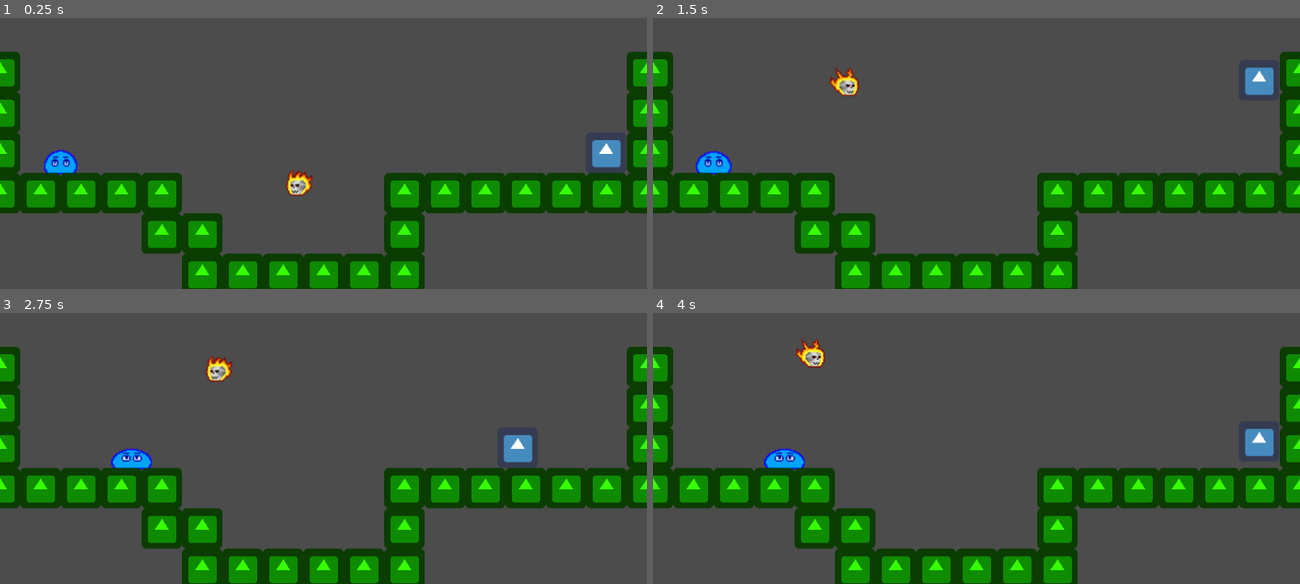
Above: before the commit, frames 1-4 (two rows, left to right).
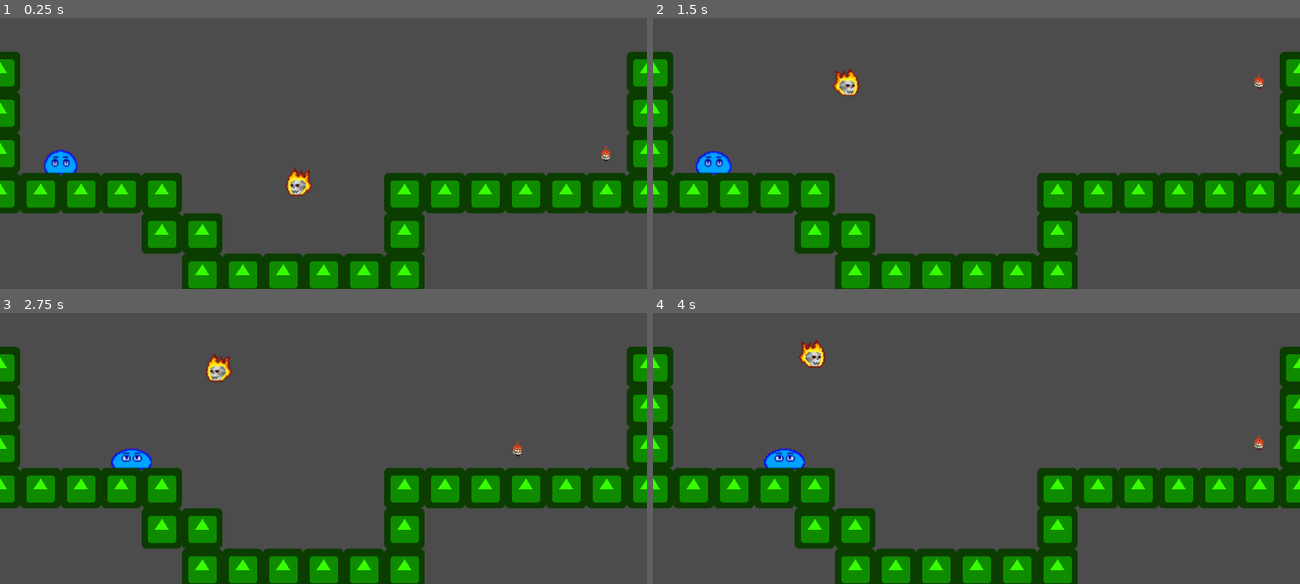
Above: after the commit, the same moments.

Repository: sethburch/Daynight
Game: Godot game, scene res://World.tscn
Same seed, same stepped clock (60 frames per second), same inputs: the game is played once before the commit and once after it. The engine's default icon, where the game draws it, is replaced by a stand-in: a white triangle on a blue panel in a dark square.
Inputs:
- Up to frame 1 (0.25 s): no input
- Up to frame 2 (1.5 s): hold Right (ui_right) from 0.53 s (still down); tap Up (ui_up) at 0.77 s
- Up to frame 3 (2.75 s): tap Up (ui_up) at 1.52 s; release Right (ui_right) at 2.03 s; hold Left (ui_left) from 2.03 s (still down)
- Up to frame 4 (4 s): release Left (ui_left) at 2.78 s; hold Right (ui_right) from 2.78 s (still down); tap Up (ui_up) at 3.02, 3.77 s

The runs differ from the first frame. In frame 1, 0.5% of the frame differs, in the area x 44-96%, y 45-64%; in frame 2, 0.6%, in the area x 27-96%, y 18-29%; in frame 3, 0.5%; in frame 4, 0.6%.

Commit message:
starting animations
wip

Diff:
--- a/World.tscn
+++ b/World.tscn
@@ -1,142 +1,242 @@
-[gd_scene load_steps=44 format=2]
-
-[ext_resource path="res://Player.gd" type="Script" id=1]
-[ext_resource path="res://icon.png" type="Texture" id=2]
-[ext_resource path="res://Slime.gd" type="Script" id=3]
-[ext_resource path="res://slime sprites/slime_prejump.png" type="Texture" id=4]
-[ext_resource path="res://slime sprites/slime.png" type="Texture" id=5]
-[ext_resource path="res://slime sprites/slime_idle2.png" type="Texture" id=6]
-[ext_resource path="res://slime sprites/slime_jump.png" type="Texture" id=7]
-[ext_resource path="res://BodySprite.gd" type="Script" id=8]
-[ext_resource path="res://slime sprites/slime_eyes_d.png" type="Texture" id=9]
-[ext_resource path="res://slime sprites/slime_eyes_prej.png" type="Texture" id=10]
-[ext_resource path="res://slime sprites/slime_eyes_f.png" type="Texture" id=11]
-[ext_resource path="res://slime sprites/slime_eyes_u.png" type="Texture" id=12]
-[ext_resource path="res://slime sprites/slime_eyes_r.png" type="Texture" id=13]
-[ext_resource path="res://EyesSprite.gd" type="Script" id=14]
-[ext_resource path="res://slime sprites/slime_brows_prej_normal.png" type="Texture" id=15]
-[ext_resource path="res://slime sprites/slime_brows_prej_angry.png" type="Texture" id=16]
-[ext_resource path="res://slime sprites/slime_brows_f_normal.png" type="Texture" id=17]
-[ext_resource path="res://slime sprites/slime_brows_f_angry.png" type="Texture" id=18]
-[ext_resource path="res://slime sprites/slime_brows_u_normal.png" type="Texture" id=19]
-[ext_resource path="res://slime sprites/slime_brows_u_angry.png" type="Texture" id=20]
-[ext_resource path="res://slime sprites/slime_brows_r_normal.png" type="Texture" id=21]
-[ext_resource path="res://slime sprites/slime_brows_r_angry.png" type="Texture" id=22]
-[ext_resource path="res://BrowsSprite.gd" type="Script" id=23]
-[ext_resource path="res://Fire Skull.gd" type="Script" id=24]
-[ext_resource path="res://fireSkull sprites/fsfire1.png" type="Texture" id=25]
-[ext_resource path="res://fireSkull sprites/fsfire2.png" type="Texture" id=26]
-[ext_resource path="res://fireSkull sprites/fsfire3.png" type="Texture" id=27]
-[ext_resource path="res://fireSkull sprites/fsfire4.png" type="Texture" id=28]
-[ext_resource path="res://FireSprite.gd" type="Script" id=29]
-[ext_resource path="res://fireSkull sprites/fsskullopen1.png" type="Texture" id=30]
-[ext_resource path="res://fireSkull sprites/fsskullopen2.png" type="Texture" id=31]
-[ext_resource path="res://fireSkull sprites/fsskullidle.png" type="Texture" id=32]
-[ext_resource path="res://SkullSprite.gd" type="Script" id=33]
+[gd_scene load_steps=51 format=2]
+
+[ext_resource path="res://scripts/Player.gd" type="Script" id=1]
+[ext_resource path="res://jump_fall.png" type="Texture" id=2]
+[ext_resource path="res://scripts/Slime.gd" type="Script" id=3]
+[ext_resource path="res://sprites/slime sprites/slime.png" type="Texture" id=4]
+[ext_resource path="res://sprites/slime sprites/slime_idle2.png" type="Texture" id=5]
+[ext_resource path="res://sprites/slime sprites/slime_prejump.png" type="Texture" id=6]
+[ext_resource path="res://sprites/slime sprites/slime_jump.png" type="Texture" id=7]
+[ext_resource path="res://scripts/BodySprite.gd" type="Script" id=8]
+[ext_resource path="res://sprites/slime sprites/slime_eyes_f.png" type="Texture" id=9]
+[ext_resource path="res://sprites/slime sprites/slime_eyes_prej.png" type="Texture" id=10]
+[ext_resource path="res://sprites/slime sprites/slime_eyes_d.png" type="Texture" id=11]
+[ext_resource path="res://sprites/slime sprites/slime_eyes_r.png" type="Texture" id=12]
+[ext_resource path="res://sprites/slime sprites/slime_eyes_u.png" type="Texture" id=13]
+[ext_resource path="res://scripts/EyesSprite.gd" type="Script" id=14]
+[ext_resource path="res://sprites/slime sprites/slime_brows_f_normal.png" type="Texture" id=15]
+[ext_resource path="res://sprites/slime sprites/slime_brows_f_angry.png" type="Texture" id=16]
+[ext_resource path="res://sprites/slime sprites/slime_brows_prej_normal.png" type="Texture" id=17]
+[ext_resource path="res://sprites/slime sprites/slime_brows_prej_angry.png" type="Texture" id=18]
+[ext_resource path="res://sprites/slime sprites/slime_brows_r_normal.png" type="Texture" id=19]
+[ext_resource path="res://sprites/slime sprites/slime_brows_r_angry.png" type="Texture" id=20]
+[ext_resource path="res://sprites/slime sprites/slime_brows_u_normal.png" type="Texture" id=21]
+[ext_resource path="res://sprites/slime sprites/slime_brows_u_angry.png" type="Texture" id=22]
+[ext_resource path="res://scripts/BrowsSprite.gd" type="Script" id=23]
+[ext_resource path="res://scripts/Fire Skull.gd" type="Script" id=24]
+[ext_resource path="res://sprites/fireSkull sprites/fsfire1.png" type="Texture" id=25]
+[ext_resource path="res://sprites/fireSkull sprites/fsfire2.png" type="Texture" id=26]
+[ext_resource path="res://sprites/fireSkull sprites/fsfire3.png" type="Texture" id=27]
+[ext_resource path="res://sprites/fireSkull sprites/fsfire4.png" type="Texture" id=28]
+[ext_resource path="res://scripts/FireSprite.gd" type="Script" id=29]
+[ext_resource path="res://sprites/fireSkull sprites/fsskullidle.png" type="Texture" id=30]
+[ext_resource path="res://sprites/fireSkull sprites/fsskullopen1.png" type="Texture" id=31]
+[ext_resource path="res://sprites/fireSkull sprites/fsskullopen2.png" type="Texture" id=32]
+[ext_resource path="res://scripts/SkullSprite.gd" type="Script" id=33]
+[ext_resource path="res://icon.png" type="Texture" id=34]
+
+[sub_resource type="Animation" id=11]
+resource_name = "idle"
+length = 0.6
+loop = true
+tracks/0/type = "value"
+tracks/0/path = NodePath(".:frame")
+tracks/0/interp = 1
+tracks/0/loop_wrap = true
+tracks/0/imported = false
+tracks/0/enabled = true
+tracks/0/keys = {
+"times": PoolRealArray( 0, 0.2, 0.4 ),
+"transitions": PoolRealArray( 1, 1, 1 ),
+"update": 1,
+"values": [ 0, 1, 2 ]
+}
+
+[sub_resource type="Animation" id=12]
+resource_name = "jump_fall"
+length = 0.2
+loop = true
+tracks/0/type = "value"
+tracks/0/path = NodePath(".:frame")
+tracks/0/interp = 1
+tracks/0/loop_wrap = true
+tracks/0/imported = false
+tracks/0/enabled = true
+tracks/0/keys = {
+"times": PoolRealArray( 0, 0.1 ),
+"transitions": PoolRealArray( 1, 1 ),
+"update": 1,
+"values": [ 5, 6 ]
+}
+
+[sub_resource type="Animation" id=13]
+resource_name = "jump_inital"
+length = 0.1
+tracks/0/type = "value"
+tracks/0/path = NodePath(".:frame")
+tracks/0/interp = 1
+tracks/0/loop_wrap = true
+tracks/0/imported = false
+tracks/0/enabled = true
+tracks/0/keys = {
+"times": PoolRealArray( 0 ),
+"transitions": PoolRealArray( 1 ),
+"update": 1,
+"values": [ 0 ]
+}
+
+[sub_resource type="Animation" id=14]
+resource_name = "jump_peak"
+length = 0.2
+tracks/0/type = "value"
+tracks/0/path = NodePath(".:frame")
+tracks/0/interp = 1
+tracks/0/loop_wrap = true
+tracks/0/imported = false
+tracks/0/enabled = true
+tracks/0/keys = {
+"times": PoolRealArray( 0, 0.1 ),
+"transitions": PoolRealArray( 1, 1 ),
+"update": 1,
+"values": [ 3, 4 ]
+}
+
+[sub_resource type="Animation" id=15]
+resource_name = "jump_rise"
+length = 0.2
+loop = true
+tracks/0/type = "value"
+tracks/0/path = NodePath(".:frame")
+tracks/0/interp = 1
+tracks/0/loop_wrap = true
+tracks/0/imported = false
+tracks/0/enabled = true
+tracks/0/keys = {
+"times": PoolRealArray( 0, 0.1 ),
+"transitions": PoolRealArray( 1, 1 ),
+"update": 1,
+"values": [ 1, 2 ]
+}
+
+[sub_resource type="Animation" id=16]
+resource_name = "squash"
+length = 0.1
+tracks/0/type = "value"
+tracks/0/path = NodePath(".:frame")
+tracks/0/interp = 1
+tracks/0/loop_wrap = true
+tracks/0/imported = false
+tracks/0/enabled = true
+tracks/0/keys = {
+"times": PoolRealArray( 0 ),
+"transitions": PoolRealArray( 1 ),
+"update": 1,
+"values": [ 7 ]
+}
 
 [sub_resource type="RectangleShape2D" id=1]
 extents = Vector2( 32, 32 )
 
-[sub_resource type="SpriteFrames" id=5]
+[sub_resource type="SpriteFrames" id=2]
 animations = [ {
-"frames": [ ExtResource( 4 ) ],
-"loop": true,
-"name": "Prejump",
-"speed": 5.0
-}, {
-"frames": [ ExtResource( 5 ), ExtResource( 6 ) ],
+"frames": [ ExtResource( 4 ), ExtResource( 5 ) ],
 "loop": true,
 "name": "Idle",
 "speed": 3.0
 }, {
+"frames": [ ExtResource( 6 ) ],
+"loop": true,
+"name": "Prejump",
+"speed": 5.0
+}, {
 "frames": [ ExtResource( 7 ) ],
 "loop": true,
 "name": "Jump",
 "speed": 5.0
 } ]
 
-[sub_resource type="SpriteFrames" id=6]
+[sub_resource type="SpriteFrames" id=3]
 animations = [ {
 "frames": [ ExtResource( 9 ) ],
 "loop": true,
+"name": "Idle",
+"speed": 5.0
+}, {
+"frames": [ ExtResource( 10 ) ],
+"loop": true,
+"name": "Prejump",
+"speed": 5.0
+}, {
+"frames": [ ExtResource( 11 ) ],
+"loop": true,
 "name": "LookDown",
 "speed": 5.0
 }, {
-"frames": [ ExtResource( 10 ) ],
+"frames": [ ExtResource( 12 ) ],
+"loop": true,
+"name": "LookSide",
+"speed": 5.0
+}, {
+"frames": [ ExtResource( 13 ) ],
+"loop": true,
+"name": "LookUp",
+"speed": 5.0
+} ]
+
+[sub_resource type="SpriteFrames" id=4]
+animations = [ {
+"frames": [ ExtResource( 15 ), ExtResource( 16 ) ],
+"loop": true,
+"name": "Idle",
+"speed": 0.0
+}, {
+"frames": [ ExtResource( 17 ), ExtResource( 18 ) ],
 "loop": true,
 "name": "Prejump",
-"speed": 5.0
-}, {
-"frames": [ ExtResource( 11 ) ],
-"loop": true,
-"name": "Idle",
-"speed": 5.0
-}, {
-"frames": [ ExtResource( 12 ) ],
+"speed": 0.0
+}, {
+"frames": [ ExtResource( 19 ), ExtResource( 20 ) ],
+"loop": true,
+"name": "LookSide",
+"speed": 0.0
+}, {
+"frames": [ ExtResource( 21 ), ExtResource( 22 ) ],
 "loop": true,
 "name": "LookUp",
-"speed": 5.0
-}, {
-"frames": [ ExtResource( 13 ) ],
-"loop": true,
-"name": "LookSide",
-"speed": 5.0
+"speed": 0.0
 } ]
+
+[sub_resource type="RectangleShape2D" id=5]
+extents = Vector2( 8.5, 8 )
+
+[sub_resource type="CircleShape2D" id=6]
+radius = 100.0
 
 [sub_resource type="SpriteFrames" id=7]
 animations = [ {
-"frames": [ ExtResource( 15 ), ExtResource( 16 ) ],
-"loop": true,
-"name": "Prejump",
-"speed": 0.0
-}, {
-"frames": [ ExtResource( 17 ), ExtResource( 18 ) ],
+"frames": [ ExtResource( 25 ), ExtResource( 26 ), ExtResource( 27 ), ExtResource( 28 ) ],
 "loop": true,
 "name": "Idle",
-"speed": 0.0
-}, {
-"frames": [ ExtResource( 19 ), ExtResource( 20 ) ],
-"loop": true,
-"name": "LookUp",
-"speed": 0.0
-}, {
-"frames": [ ExtResource( 21 ), ExtResource( 22 ) ],
-"loop": true,
-"name": "LookSide",
-"speed": 0.0
+"speed": 5.0
 } ]
-
-[sub_resource type="RectangleShape2D" id=2]
-extents = Vector2( 8.5, 8 )
-
-[sub_resource type="CircleShape2D" id=4]
-radius = 100.0
 
 [sub_resource type="SpriteFrames" id=8]
 animations = [ {
-"frames": [ ExtResource( 25 ), ExtResource( 26 ), ExtResource( 27 ), ExtResource( 28 ) ],
+"frames": [ ExtResource( 30 ) ],
 "loop": true,
 "name": "Idle",
 "speed": 5.0
+}, {
+"frames": [ ExtResource( 31 ), ExtResource( 32 ), ExtResource( 31 ) ],
+"loop": true,
+"name": "Attack",
+"speed": 5.0
 } ]
 
-[sub_resource type="SpriteFrames" id=9]
-animations = [ {
-"frames": [ ExtResource( 30 ), ExtResource( 31 ), ExtResource( 30 ) ],
-"loop": true,
-"name": "Attack",
-"speed": 5.0
-}, {
-"frames": [ ExtResource( 32 ) ],
-"loop": true,
-"name": "Idle",
-"speed": 5.0
-} ]
-
-[sub_resource type="CircleShape2D" id=10]
+[sub_resource type="CircleShape2D" id=9]
 radius = 100.0
 
-[sub_resource type="RectangleShape2D" id=3]
+[sub_resource type="RectangleShape2D" id=10]
 extents = Vector2( 32.653, 32 )
 
 [node name="World" type="Node"]
@@ -150,11 +250,22 @@
 
 [node name="Sprite" type="Sprite" parent="Player"]
 texture = ExtResource( 2 )
+hframes = 8
+frame = 5
+
+[node name="AnimationPlayer" type="AnimationPlayer" parent="Player/Sprite"]
+anims/idle = SubResource( 11 )
+anims/jump_fall = SubResource( 12 )
+anims/jump_inital = SubResource( 13 )
+anims/jump_peak = SubResource( 14 )
+anims/jump_rise = SubResource( 15 )
+anims/squash = SubResource( 16 )
 
 [node name="CollisionShape2D" type="CollisionShape2D" parent="Player"]
 shape = SubResource( 1 )
 
 [node name="Slime" type="KinematicBody2D" parent="."]
+editor/display_folded = true
 position = Vector2( 96, 352 )
 scale = Vector2( 2, 2 )
 script = ExtResource( 3 )
@@ -163,34 +274,34 @@
 }
 
 [node name="BodySprite" type="AnimatedSprite" parent="Slime"]
-frames = SubResource( 5 )
+frames = SubResource( 2 )
 animation = "Idle"
-frame = 1
 playing = true
 script = ExtResource( 8 )
 
 [node name="EyesSprite" type="AnimatedSprite" parent="Slime"]
-frames = SubResource( 6 )
+frames = SubResource( 3 )
 animation = "Idle"
 playing = true
 script = ExtResource( 14 )
 
 [node name="BrowsSprite" type="AnimatedSprite" parent="Slime"]
-frames = SubResource( 7 )
+frames = SubResource( 4 )
 animation = "Idle"
 playing = true
 script = ExtResource( 23 )
 
 [node name="CollisionShape2D" type="CollisionShape2D" parent="Slime"]
 position = Vector2( 0, 7 )
-shape = SubResource( 2 )
+shape = SubResource( 5 )
 
 [node name="PlayerDetect" type="Area2D" parent="Slime"]
 
 [node name="DetectionRadius" type="CollisionShape2D" parent="Slime/PlayerDetect"]
-shape = SubResource( 4 )
+shape = SubResource( 6 )
 
 [node name="Fire Skull" type="KinematicBody2D" parent="."]
+editor/display_folded = true
 position = Vector2( 480, 448 )
 scale = Vector2( 2, 2 )
 script = ExtResource( 24 )
@@ -199,26 +310,26 @@
 }
 
 [node name="FireSprite" type="AnimatedSprite" parent="Fire Skull"]
-frames = SubResource( 8 )
+frames = SubResource( 7 )
 animation = "Idle"
-frame = 3
+frame = 2
 playing = true
 script = ExtResource( 29 )
 
 [node name="SkullSprite" type="AnimatedSprite" parent="Fire Skull"]
-frames = SubResource( 9 )
+frames = SubResource( 8 )
 animation = "Idle"
 playing = true
 script = ExtResource( 33 )
 
 [node name="CollisionShape2D" type="CollisionShape2D" parent="Fire Skull"]
 position = Vector2( -2, 0 )
-shape = SubResource( 2 )
+shape = SubResource( 5 )
 
 [node name="PlayerDetect" type="Area2D" parent="Fire Skull"]
 
 [node name="DetectionRadius" type="CollisionShape2D" parent="Fire Skull/PlayerDetect"]
-shape = SubResource( 10 )
+shape = SubResource( 9 )
 
 [node name="Walls" type="Node" parent="."]
 editor/display_folded = true
--- a/project.godot
+++ b/project.godot
@@ -19,6 +19,29 @@
 run/main_scene="res://World.tscn"
 config/icon="res://icon.png"
 
+[importer_defaults]
+
+texture={
+"compress/bptc_ldr": 0,
+"compress/hdr_mode": 0,
+"compress/lossy_quality": 0.7,
+"compress/mode": 0,
+"compress/normal_map": 0,
+"detect_3d": false,
+"flags/anisotropic": false,
+"flags/filter": false,
+"flags/mipmaps": false,
+"flags/repeat": 0,
+"flags/srgb": 2,
+"process/HDR_as_SRGB": false,
+"process/fix_alpha_border": true,
+"process/invert_color": false,
+"process/premult_alpha": false,
+"size_limit": 0,
+"stream": false,
+"svg/scale": 1.0
+}
+
 [rendering]
 
 environment/default_environment="res://default_env.tres"
Not shown: 27 places in World.tscn that only renumber resources
Not shown, removed: fireSkull sprites/fsfire1.png.import
Not shown, removed: fireSkull sprites/fsfire2.png.import
Not shown, removed: fireSkull sprites/fsfire3.png.import
Not shown, removed: fireSkull sprites/fsfire4.png.import
Not shown, removed: fireSkull sprites/fsskullidle.png.import
Not shown, removed: fireSkull sprites/fsskullopen1.png.import
Not shown, removed: fireSkull sprites/fsskullopen2.png.import
Binary file added: idle.png
Not shown, added: idle.png.import
Binary file added: jump_fall.png
Not shown, added: jump_fall.png.import
(and 74 more such lines)
